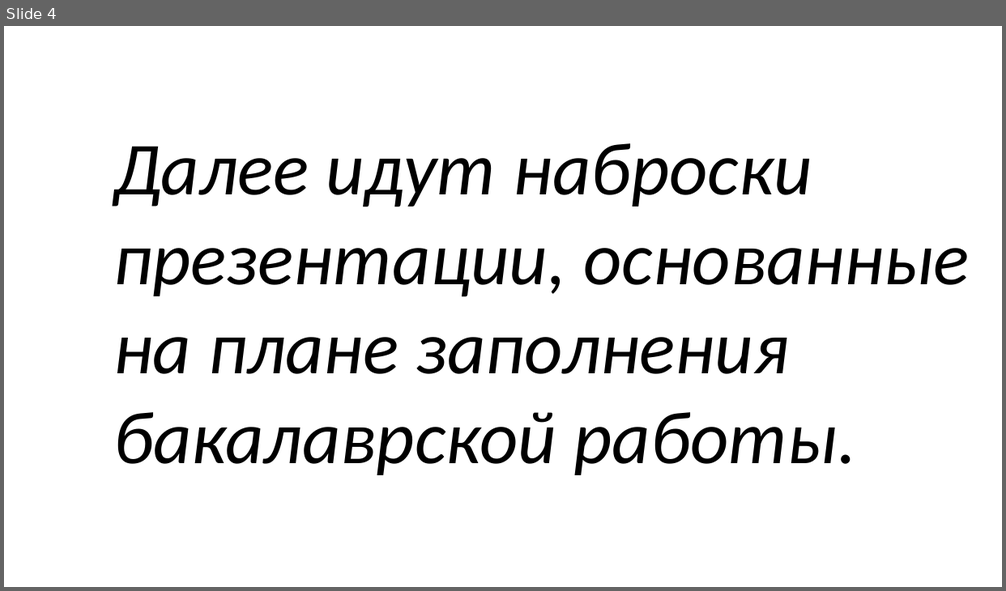
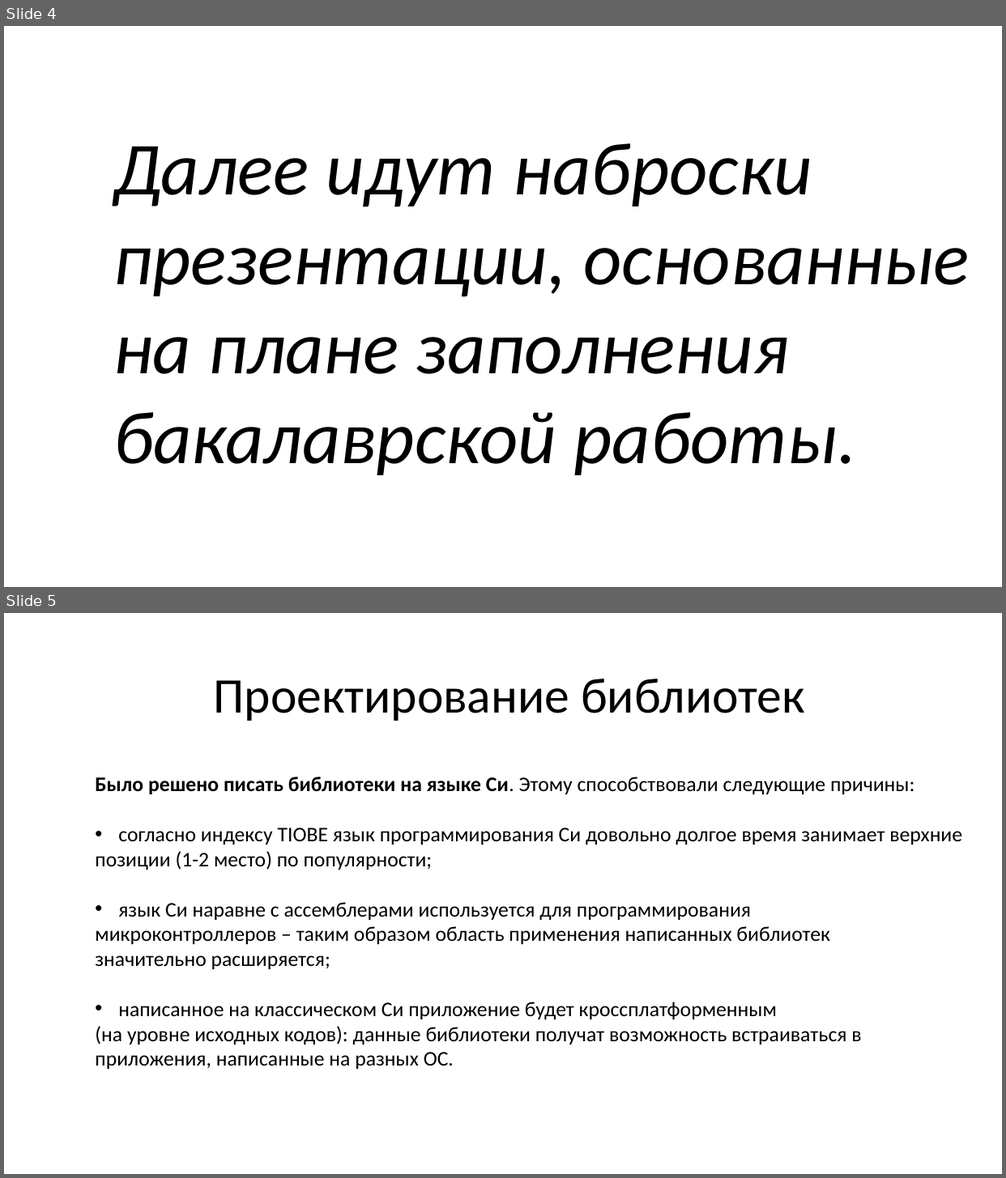
Before and after one commit to mrAdiy/rmsc_bak, a slide deck: Доклад на 17_05_2016.pptx. Shown one above the other, each under a label of ours: slide 4 before the commit, slides 4 and 5 after it. The pictures are 1006x591 and 1006x1178 pixels, drawn with LibreOffice and Linux fonts; fonts in the diff are those of the drawing. Boxes give left, top, right and bottom in pixels: in the first picture for what was removed or moved away, otherwise in the second. Text is boxed around its words. In the diff, an @@ line names an element or a change of style, - is before the commit and + after.

Commit message:
Update presentation

```diff
--- a/Доклад на 17_05_2016.pptx
+++ b/Доклад на 17_05_2016.pptx
@@ slide 5 added at [4,613,1002,1174], background #FFFFFF @@
@@ text added at [213,679,805,721], 48 pt, text #000000 @@
+Проектирование библиотек
@@ text added at [95,777,962,1069], 20 pt, text #000000 @@
+Было решено писать библиотеки на языке Си. Этому способствовали следующие причины:
+• согласно индексу TIOBE язык программирования Си довольно долгое время занимает верхние
+позиции (1-2 место) по популярности;
+• язык Си наравне с ассемблерами используется для программирования
+микроконтроллеров – таким образом область применения написанных библиотек
+значительно расширяется;
+• написанное на классическом Си приложение будет кроссплатформенным
+(на уровне исходных кодов): данные библиотеки получат возможность встраиваться в
+приложения, написанные на разных ОС.
```
Also in this commit, not shown: 1 other slide added, 3 slides removed, 1 other file.
